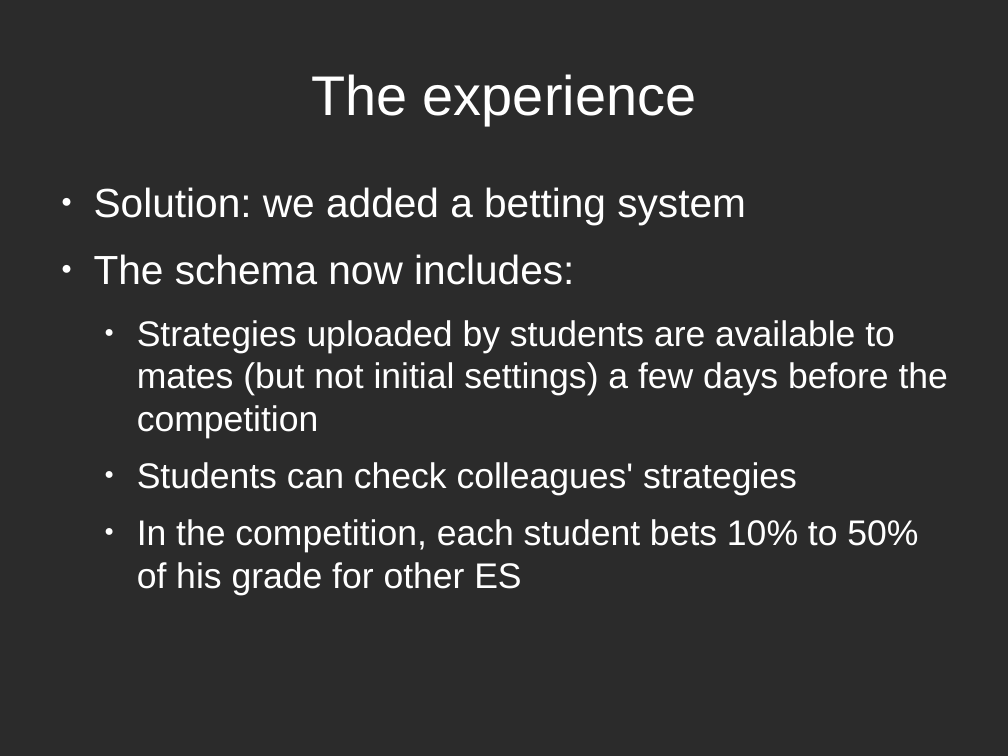
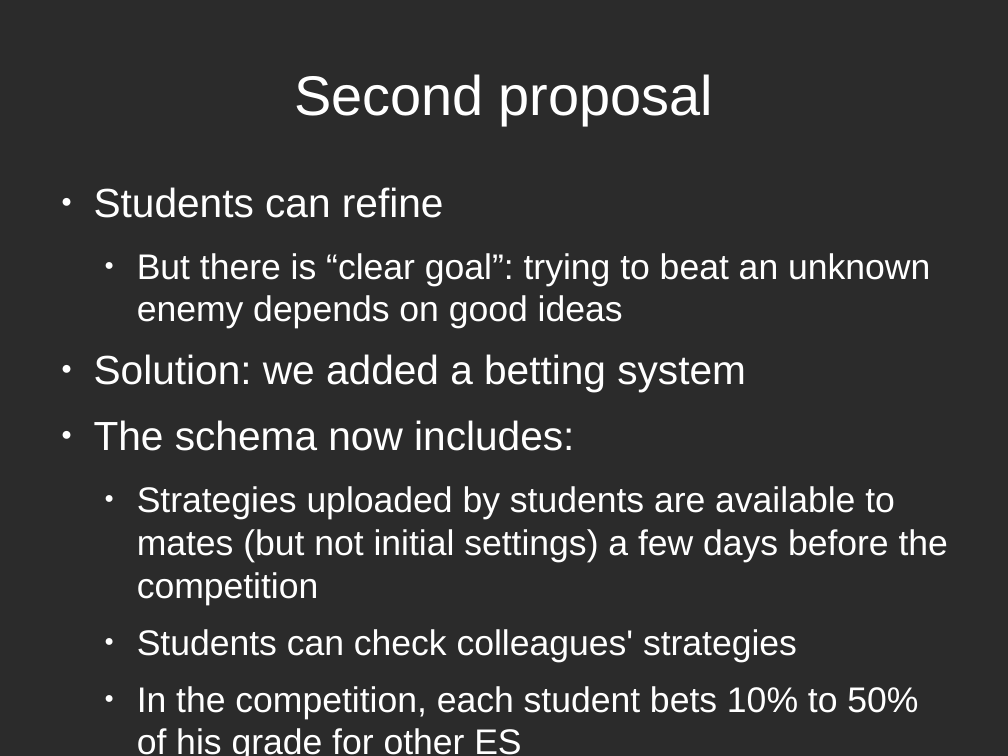
Before and after one commit to rompehielos013013013/gsiege, a slide deck: slide 19 of presentacion/Brunel2014/assessingCompetitions.odp (slide 24 before the commit). Drawn at 1008x756 pixels with LibreOffice and Linux fonts; fonts in the diff are those of the drawing; background and template pictures are left out; a plain dark background stands for a picture behind light text. Boxes give left, top, right and bottom in pixels: in the first picture for what was removed or moved away, otherwise in the second. Text is boxed around its words. In the diff, an @@ line names an element or a change of style, - is before the commit and + after.

Commit message:
First proposal lista

```diff
--- a/presentacion/Brunel2014/assessingCompetitions.odp
+++ b/presentacion/Brunel2014/assessingCompetitions.odp
@@ title at (x1=294, y1=74, x2=713, y2=125): text changed @@
-The experience
+Second proposal
@@ text at (x1=94, y1=187, x2=930, y2=329): paragraphs added @@
+● Students can refine
+  ● But there is “clear goal”: trying to beat an unknown enemy depends on good ideas
```
Also in this commit, not shown: 11 other slides changed, 2 slides added, 6 slides removed.
